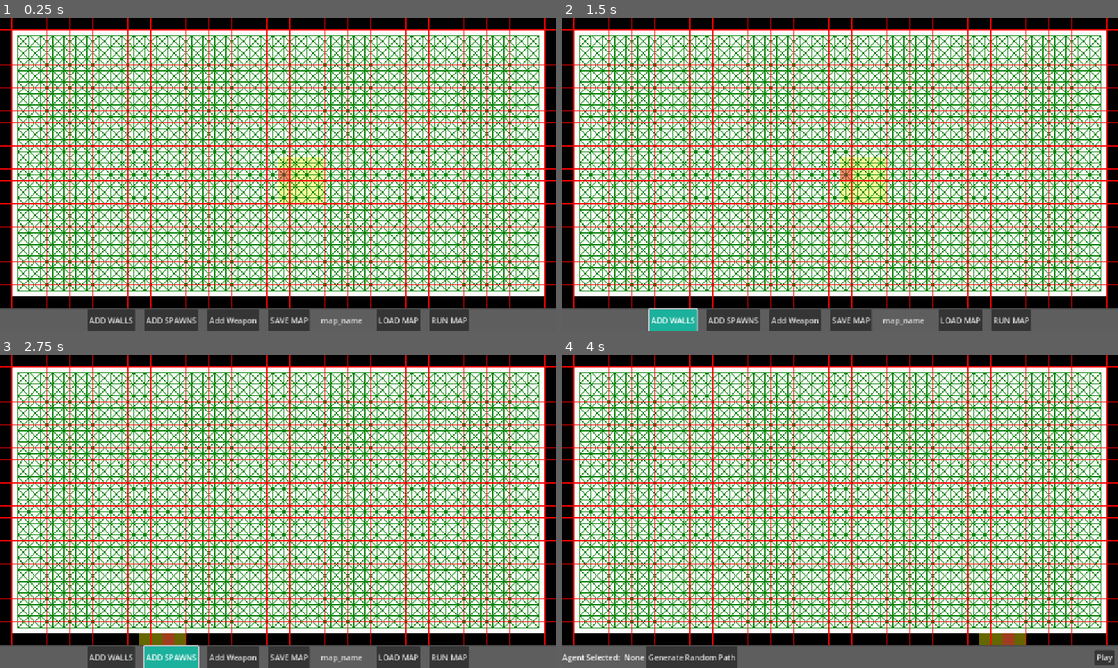
Above: before the commit, frames 1-4 (two rows, left to right).
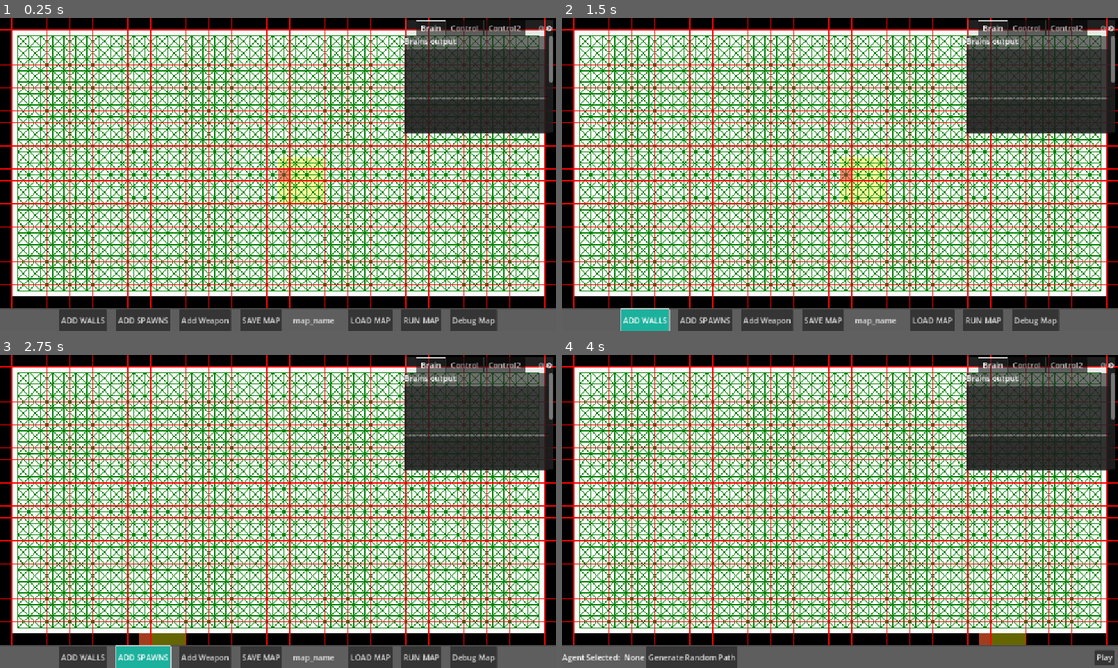
Above: after the commit, the same moments.

Repository: 702BH/GameAIProjects
Game: Godot game, scene res://ProgrammingGameAIByExample/Raven/raven_main_scene.tscn
The game is run twice, just before and just after one commit, with the same random seed, the same clock (stepped at 60 frames per second) and the same inputs. The project has no main scene, so this scene is started directly.
Inputs (mouse positions are in pixels of both pictures, inside the frame that each line leads up to):
- Up to frame 1 (0.25 s): no input
- Up to frame 2 (1.5 s): click (1034, 321) at 0.5 s, where only the run after the commit has a clickable "Debug Map"; click "ADD WALLS" at 1.25 s
- Up to frame 3 (2.75 s): click "ADD SPAWNS" at 2 s
- Up to frame 4 (4 s): click "Add Weapon" at 2.75 s; click "RUN MAP" at 3.5 s

The runs differ from the first frame. In frame 1, 12% of the frame differs, in the area x 10-100%, y 0-100%; in frame 2, 12%; in frame 3, 13%; in frame 4, 9.4%.

Commit message:
started implementing debug ui

Diff:
--- a/aiforgamesprojects/ProgrammingGameAIByExample/Raven/Raven_Service_Bus.gd
+++ b/aiforgamesprojects/ProgrammingGameAIByExample/Raven/Raven_Service_Bus.gd
@@ -12,3 +12,7 @@
 
 
 signal agent_goal_changed(agent: RavenAgent, goal: GoalEvaluator.GoalType)
+
+
+
+# Map signals
--- a/aiforgamesprojects/ProgrammingGameAIByExample/Raven/map_ui_editor.gd
+++ b/aiforgamesprojects/ProgrammingGameAIByExample/Raven/map_ui_editor.gd
@@ -95,3 +95,7 @@
 func _on_weapon_submit_pressed() -> void:
 	weapon_popup.visible = false
 	RavenServiceBus.submitted_weapon.emit(RavenNodeItemWeapon.WeaponSubtype.SHOTGUN)
+
+
+func _on_debug_pressed() -> void:
+	pass # Replace with function body.
--- a/aiforgamesprojects/ProgrammingGameAIByExample/Raven/map_ui_editor.tscn
+++ b/aiforgamesprojects/ProgrammingGameAIByExample/Raven/map_ui_editor.tscn
@@ -6,6 +6,12 @@
 
 [sub_resource type="StyleBoxFlat" id="StyleBoxFlat_itxlc"]
 bg_color = Color(0.6, 0.6, 0.6, 0.231373)
+
+[sub_resource type="StyleBoxFlat" id="StyleBoxFlat_birsf"]
+bg_color = Color(0.6, 0.6, 0.6, 0.207843)
+
+[sub_resource type="StyleBoxFlat" id="StyleBoxFlat_62kta"]
+bg_color = Color(0.6, 0.6, 0.6, 0.027451)
 
 [node name="UI" type="Control"]
 layout_mode = 3
@@ -80,6 +86,10 @@
 [node name="RunMap" type="Button" parent="Container/ButtonPanel/Buttons"]
 layout_mode = 2
 text = "RUN MAP"
+
+[node name="Debug" type="Button" parent="Container/ButtonPanel/Buttons"]
+layout_mode = 2
+text = "Debug Map"
 
 [node name="RunMapUI" type="HBoxContainer" parent="Container/ButtonPanel"]
 visible = false
@@ -198,6 +208,85 @@
 layout_mode = 2
 text = "Submit"
 
+[node name="CollapsableDebug" type="Control" parent="."]
+custom_minimum_size = Vector2(300, 200)
+layout_mode = 1
+anchors_preset = 1
+anchor_left = 1.0
+anchor_right = 1.0
+grow_horizontal = 0
+
+[node name="PanelContainer" type="PanelContainer" parent="CollapsableDebug"]
+layout_mode = 1
+anchors_preset = 15
+anchor_right = 1.0
+anchor_bottom = 1.0
+offset_left = -15.0
+offset_top = 5.0
+offset_right = -7.0
+offset_bottom = 36.0
+grow_horizontal = 2
+grow_vertical = 2
+theme_override_styles/panel = SubResource("StyleBoxFlat_birsf")
+
+[node name="Panels" type="VBoxContainer" parent="CollapsableDebug/PanelContainer"]
+layout_mode = 2
+
+[node name="TabContainer" type="TabContainer" parent="CollapsableDebug/PanelContainer/Panels"]
+layout_mode = 2
+tab_alignment = 1
+current_tab = 0
+
+[node name="Brain" type="ScrollContainer" parent="CollapsableDebug/PanelContainer/Panels/TabContainer"]
+custom_minimum_size = Vector2(300, 200)
+layout_mode = 2
+theme_override_styles/panel = SubResource("StyleBoxFlat_62kta")
+horizontal_scroll_mode = 0
+metadata/_tab_index = 0
+
+[node name="VBoxContainer" type="VBoxContainer" parent="CollapsableDebug/PanelContainer/Panels/TabContainer/Brain"]
+layout_mode = 2
+
+[node name="Label" type="Label" parent="CollapsableDebug/PanelContainer/Panels/TabContainer/Brain/VBoxContainer"]
+layout_mode = 2
+text = "Brains output"
+
+[node name="CodeEdit" type="CodeEdit" parent="CollapsableDebug/PanelContainer/Panels/TabContainer/Brain/VBoxContainer"]
+custom_minimum_size = Vector2(300, 100)
+layout_mode = 2
+
+[node name="CodeEdit2" type="CodeEdit" parent="CollapsableDebug/PanelContainer/Panels/TabContainer/Brain/VBoxContainer"]
+custom_minimum_size = Vector2(300, 100)
+layout_mode = 2
+editable = false
+delimiter_strings = Array[String](["\" \"", "' '"])
+
+[node name="CodeEdit3" type="CodeEdit" parent="CollapsableDebug/PanelContainer/Panels/TabContainer/Brain/VBoxContainer"]
+custom_minimum_size = Vector2(300, 100)
+layout_mode = 2
+editable = false
+
+[node name="CodeEdit4" type="CodeEdit" parent="CollapsableDebug/PanelContainer/Panels/TabContainer/Brain/VBoxContainer"]
+custom_minimum_size = Vector2(300, 100)
+layout_mode = 2
+editable = false
+delimiter_strings = Array[String](["\" \"", "' '"])
+
+[node name="Control" type="Control" parent="CollapsableDebug/PanelContainer/Panels/TabContainer"]
+visible = false
+layout_mode = 2
+metadata/_tab_index = 1
+
+[node name="Control2" type="Control" parent="CollapsableDebug/PanelContainer/Panels/TabContainer"]
+visible = false
+layout_mode = 2
+metadata/_tab_index = 2
+
+[node name="Control3" type="Control" parent="CollapsableDebug/PanelContainer/Panels/TabContainer"]
+visible = false
+layout_mode = 2
+metadata/_tab_index = 3
+
 [connection signal="mouse_entered" from="Container/GridContainer" to="Container/GridContainer" method="_on_mouse_entered"]
 [connection signal="mouse_exited" from="Container/GridContainer" to="Container/GridContainer" method="_on_mouse_exited"]
 [connection signal="toggled" from="Container/ButtonPanel/Buttons/Walls" to="." method="_on_walls_toggled"]
@@ -206,6 +295,7 @@
 [connection signal="pressed" from="Container/ButtonPanel/Buttons/Save" to="." method="_on_save_pressed"]
 [connection signal="pressed" from="Container/ButtonPanel/Buttons/Load" to="." method="_on_load_pressed"]
 [connection signal="pressed" from="Container/ButtonPanel/Buttons/RunMap" to="." method="_on_run_map_pressed"]
+[connection signal="pressed" from="Container/ButtonPanel/Buttons/Debug" to="." method="_on_debug_pressed"]
 [connection signal="pressed" from="Container/ButtonPanel/RunMapUI/HBoxContainer/AgentUI/RandomPath" to="." method="_on_random_path_pressed"]
 [connection signal="file_selected" from="LoadMapDialog" to="." method="_on_load_map_dialog_file_selected"]
 [connection signal="pressed" from="WeaponTypeSelector/VBoxContainer/VBoxContainer2/HBoxContainer2/HBoxContainer/WeaponCancel" to="." method="_on_weapon_cancel_pressed"]
Not shown: 1 places in aiforgamesprojects/ProgrammingGameAIByExample/Raven/map_ui_editor.tscn that only renumber resources
